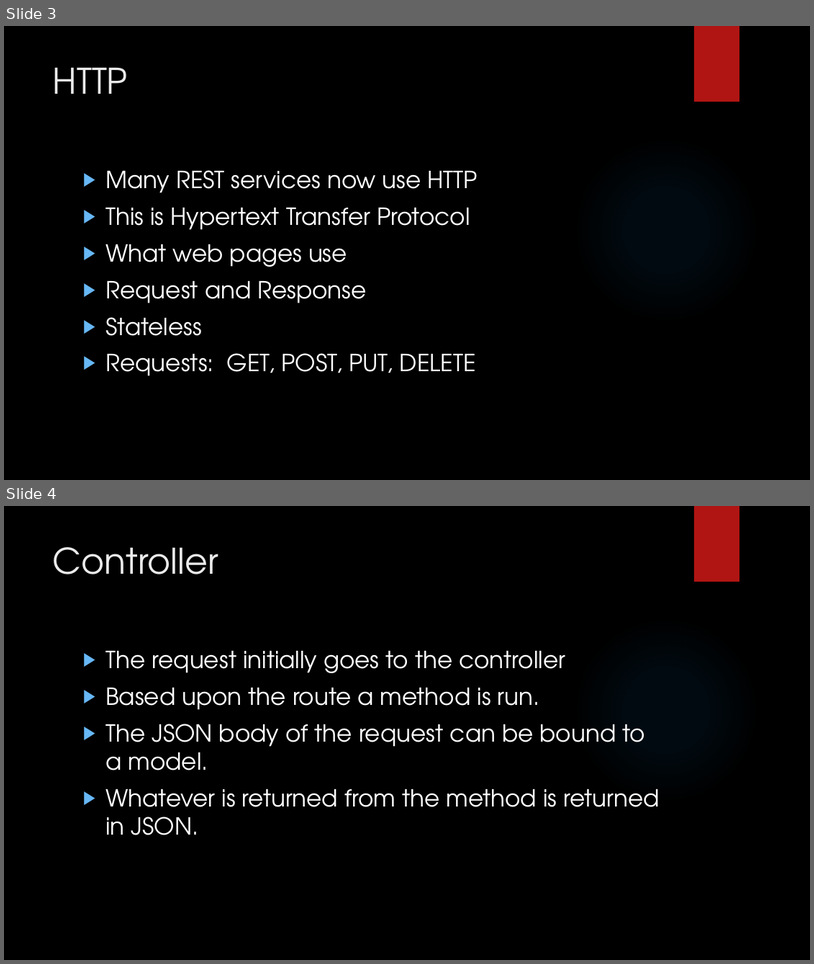
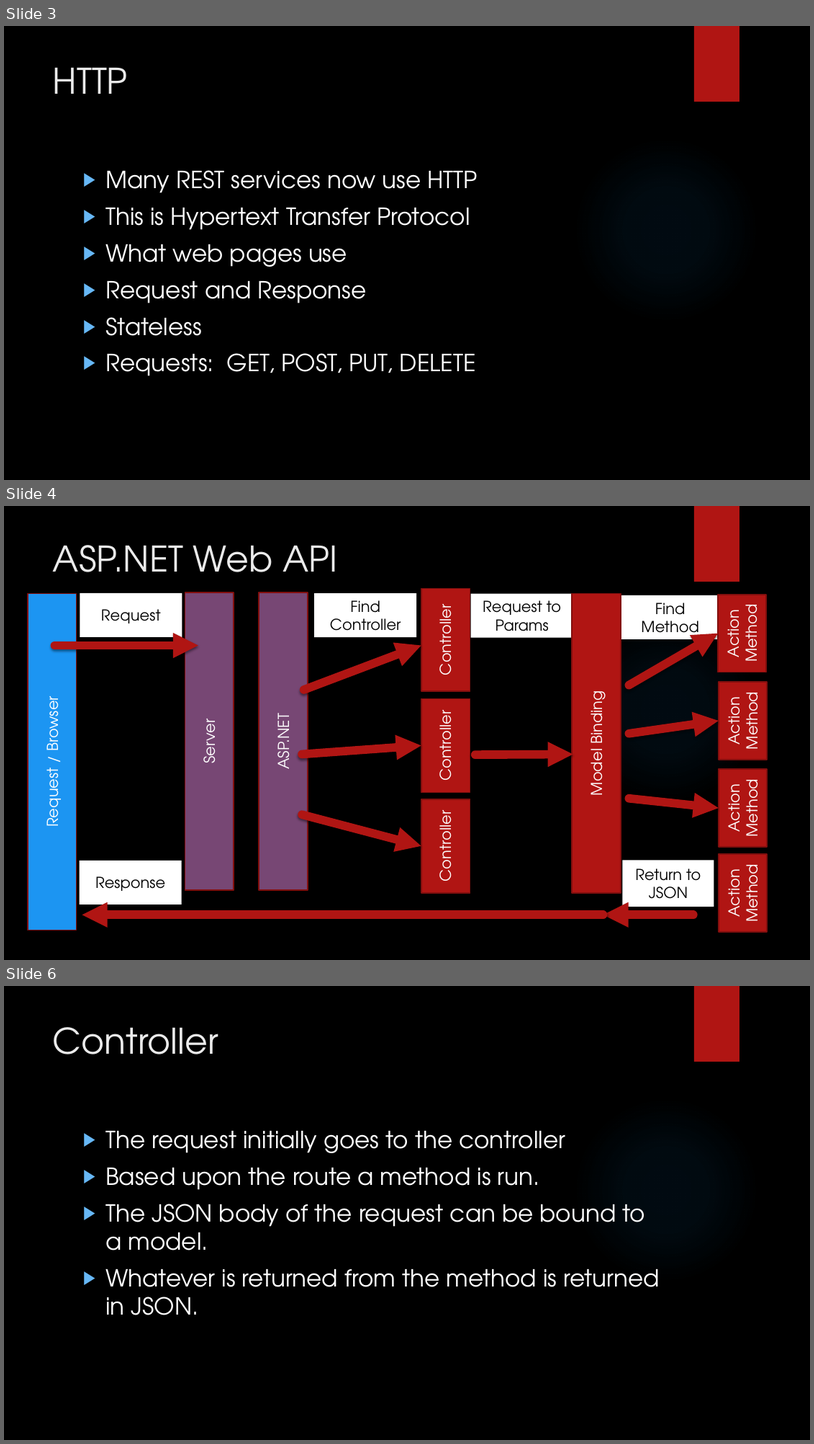
Before and after one commit to LogolsLLC/Logols-May2018, a slide deck: Slides/05_WebAPI_TrainingPlan.pptx. Shown one above the other, each under a label of ours: slides 3 and 4 before the commit, slides 3, 4 and 6 after it; the slides between them are not shown. The pictures are 814x964 and 814x1444 pixels, drawn with LibreOffice and Linux fonts; fonts in the diff are those of the drawing; background and template pictures are left out. Boxes give left, top, right and bottom in pixels: in the first picture for what was removed or moved away, otherwise in the second. Text is boxed around its words. In the diff, an @@ line names an element or a change of style, - is before the commit and + after.

```diff
--- a/Slides/05_WebAPI_TrainingPlan.pptx
+++ b/Slides/05_WebAPI_TrainingPlan.pptx
@@ slide 4 added at (x1=4, y1=506, x2=810, y2=960), background picture (left out); not listed: 2 template elements that a slide beside it also shows @@
@@ title added at (x1=53, y1=545, x2=337, y2=572), 42 pt, text #EBEBEB @@
+ASP.NET Web API
@@ rectangle added at (x1=422, y1=588, x2=471, y2=690), fill #B01513, outline #82100E 1.5 pt, 18 pt, text #FFFFFF @@
+Controller
@@ rectangle added at (x1=28, y1=594, x2=77, y2=930), fill #1C95F2, outline #82100E 1.5 pt, 18 pt, text #FFFFFF @@
+Request / Browser
@@ rectangle added at (x1=80, y1=593, x2=182, y2=637), fill #FFFFFF, 18 pt, text #000000 @@
+Request
@@ rectangle added at (x1=185, y1=592, x2=234, y2=890), fill #764674, outline #82100E 1.5 pt, 18 pt, text #FFFFFF @@
+Server
@@ rectangle added at (x1=259, y1=592, x2=308, y2=890), fill #764674, outline #82100E 1.5 pt, 18 pt, text #FFFFFF @@
+ASP.NET
@@ rectangle added at (x1=314, y1=593, x2=417, y2=637), fill #FFFFFF, 18 pt, text #000000 @@
+Find Controller
@@ rectangle added at (x1=471, y1=594, x2=574, y2=638), fill #FFFFFF, 18 pt, text #000000 @@
+Request to Params
@@ rectangle added at (x1=572, y1=594, x2=621, y2=893), fill #B01513, outline #82100E 1.5 pt, 18 pt, text #FFFFFF @@
+Model Binding
@@ rectangle added at (x1=620, y1=595, x2=722, y2=639), fill #FFFFFF, 18 pt, text #000000 @@
+Find Method
@@ rectangle added at (x1=718, y1=595, x2=767, y2=672), fill #B01513, outline #82100E 1.5 pt, 18 pt, text #FFFFFF @@
+Action Method
@@ arrow added from (630, 685) to (718, 633), #B01513 10 pt @@
@@ arrow added from (55, 645) to (198, 645), #B01513 10 pt @@
@@ arrow added from (304, 690) to (422, 645), #B01513 10 pt @@
@@ rectangle added at (x1=422, y1=698, x2=471, y2=792), fill #B01513, outline #82100E 1.5 pt, 18 pt, text #FFFFFF @@
+Controller
@@ rectangle added at (x1=719, y1=682, x2=767, y2=759), fill #B01513, outline #82100E 1.5 pt, 18 pt, text #FFFFFF @@
+Action Method
@@ arrow added from (630, 734) to (719, 721), #B01513 10 pt @@
@@ arrow added from (302, 754) to (422, 746), #B01513 10 pt @@
@@ arrow added from (476, 754) to (574, 754), #B01513 10 pt @@
@@ rectangle added at (x1=719, y1=769, x2=767, y2=847), fill #B01513, outline #82100E 1.5 pt, 18 pt, text #FFFFFF @@
+Action Method
@@ rectangle added at (x1=422, y1=799, x2=471, y2=893), fill #B01513, outline #82100E 1.5 pt, 18 pt, text #FFFFFF @@
+Controller
@@ arrow added from (630, 798) to (719, 808), #B01513 10 pt @@
@@ arrow added from (302, 815) to (422, 846), #B01513 10 pt @@
@@ rectangle added at (x1=80, y1=860, x2=182, y2=904), fill #FFFFFF, 18 pt, text #000000 @@
+Response
@@ rectangle added at (x1=623, y1=860, x2=714, y2=906), fill #FFFFFF, 18 pt, text #000000 @@
+Return to JSON
@@ rectangle added at (x1=719, y1=854, x2=767, y2=932), fill #B01513, outline #82100E 1.5 pt, 18 pt, text #FFFFFF @@
+Action Method
@@ arrow added from (604, 914) to (82, 914), #B01513 10 pt @@
@@ arrow added from (694, 914) to (604, 914), #B01513 10 pt @@
@@ what was slide 4 is now slide 6 @@
```
Also in this commit, not shown: 1 slide changed, 1 other slide added, 1 other file.
